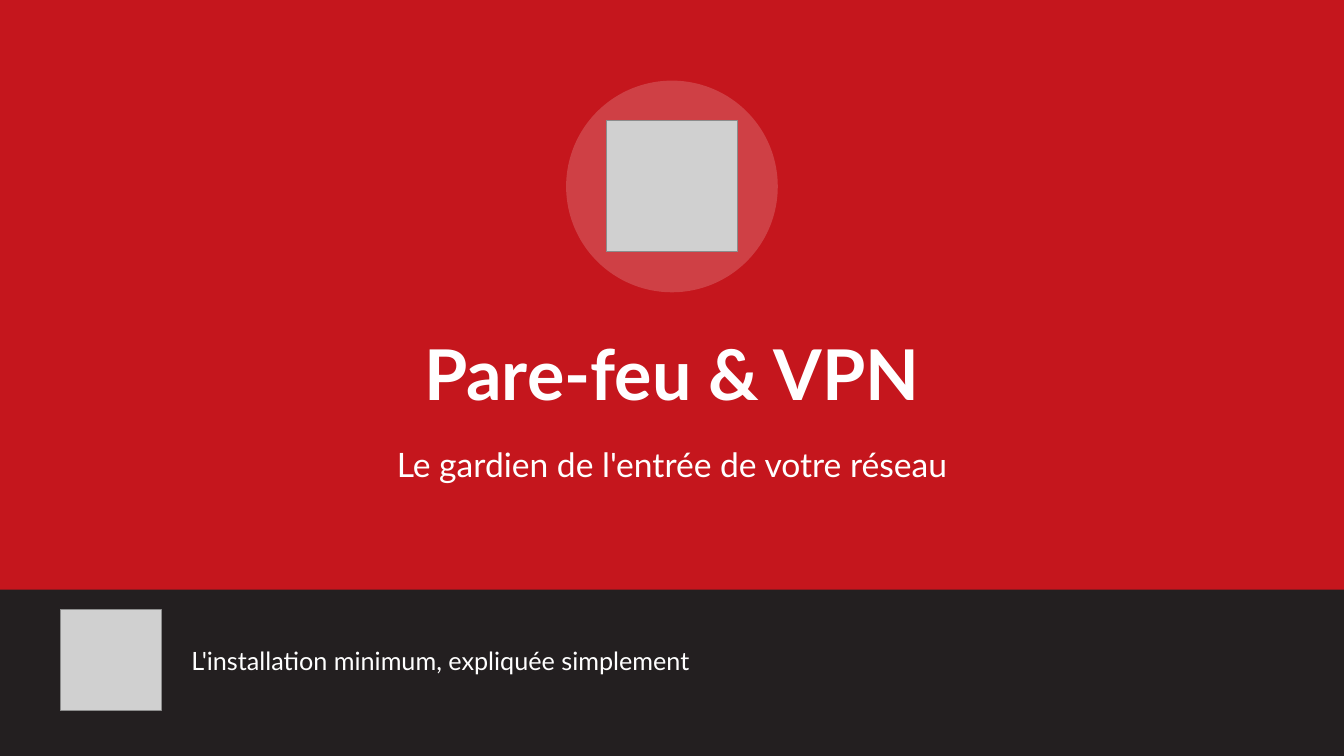
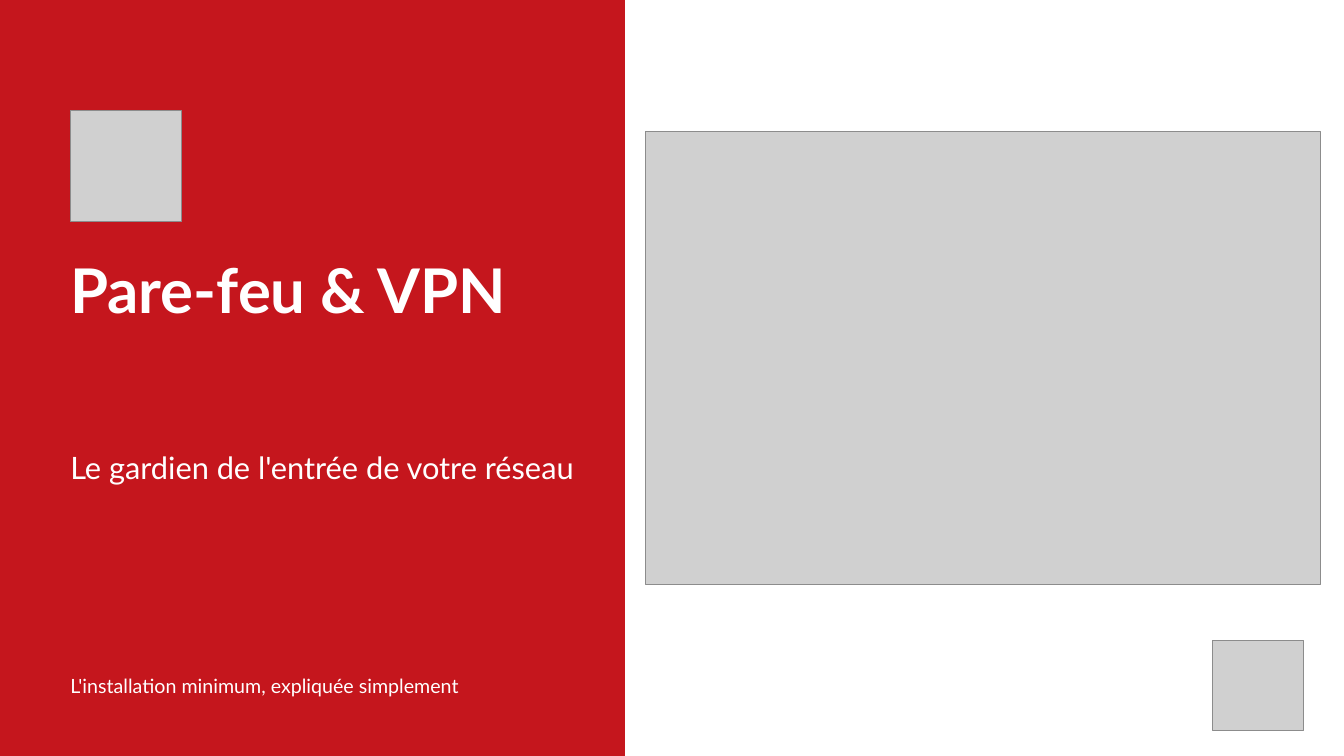
Before and after one commit to brunoflorin/absolute-devices, a slide deck: slide 1 of frontend/public/diaporamas/parefeu_vpn.pptx. Drawn at 1344x756 pixels with LibreOffice and Linux fonts; fonts in the diff are those of the drawing; grey boxes stand for pictures. Boxes give left, top, right and bottom in pixels: in the first picture for what was removed or moved away, otherwise in the second. Text is boxed around its words. In the diff, an @@ line names an element or a change of style, - is before the commit and + after.

```diff
--- a/frontend/public/diaporamas/parefeu_vpn.pptx
+++ b/frontend/public/diaporamas/parefeu_vpn.pptx
@@ background #231F20 to #FFFFFF @@
@@ rectangle: place and size @@
-rectangle at <box>0,0,1344,590</box>
+rectangle at <box>0,0,625,756</box>
@@ ellipse removed at <box>567,81,778,292</box> @@
@@ picture: place and size @@
-picture at <box>607,121,738,252</box>
+picture at <box>71,111,181,222</box>
@@ picture added at <box>645,131,1321,585</box> @@
@@ text "Pare-feu & VPN": place and size @@
-text "Pare-feu & VPN" at <box>424,348,920,401</box>
+text "Pare-feu & VPN" at <box>70,267,506,314</box>
@@ text "Pare-feu & VPN" at <box>70,267,506,314</box>: size 50 to 44 pt; alignment centre to left; vertical alignment middle to top @@
@@ text "Le gardien de l'entrée de ...": place and size @@
-text "Le gardien de l'entrée de ..." at <box>397,452,947,483</box>
+text "Le gardien de l'entrée de ..." at <box>70,456,574,485</box>
@@ text "Le gardien de l'entrée de ..." at <box>70,456,574,485</box>: size 24 to 22 pt; alignment centre to left; vertical alignment middle to top @@
@@ picture: place and size @@
-picture at <box>60,610,161,711</box>
+picture at <box>1213,640,1304,731</box>
@@ text "L'installation minimum, expliquée simplement": place and size @@
-text "L'installation minimum, expliquée simplement" at <box>191,651,689,674</box>
+text "L'installation minimum, expliquée simplement" at <box>70,678,459,697</box>
@@ text "L'installation minimum, expliquée simplement" at <box>70,678,459,697</box>: size 18 to 14 pt @@
```
Also in this commit, not shown: 6 other slides changed, 2 slides added, 37 other files.
